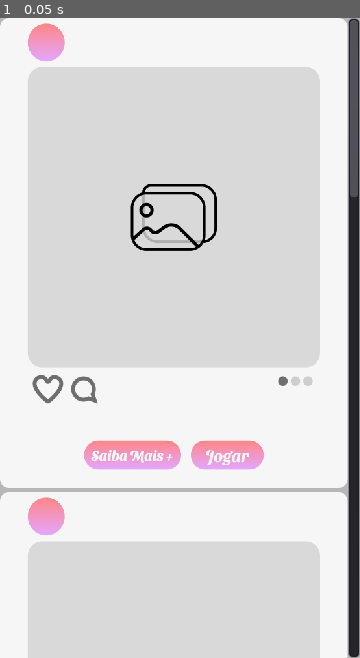
Above: before the commit, frame 1.
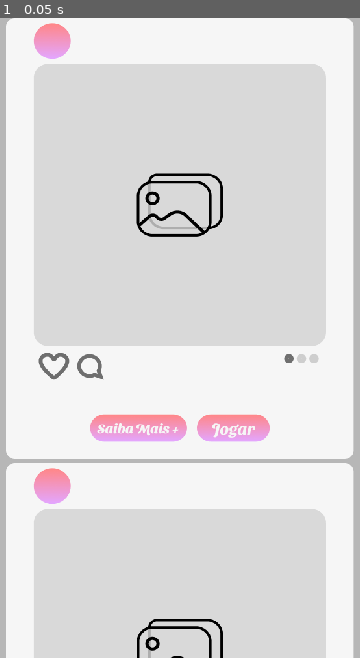
Above: after the commit, the same moment.

Repository: tecMTST/modelo-godot-3.6
Game: Godot game, scene res://recursos/cenas/CenaPrincipal/cena_principal.tscn
Same seed, same stepped clock (60 frames per second), same inputs: the game is played once before the commit and once after it. The project has no main scene, so this scene is started directly.
Inputs:
- Up to frame 1 (0.05 s): no input

The runs differ from the first frame. In frame 1, 22% of the frame differs, in the area x 0-100%, y 0-100%.

Commit message:
[add] script para controle de toque

Diff:
--- /dev/null
+++ b/projeto/Controle_de_Movimento/movimento_celular.gd
@@ -0,0 +1,12 @@
+extends Node
+
+signal _movimento(conversao_2d)
+
+#onready var magnetometro
+onready var acelerometro
+var conversao_2d
+
+func _physics_process(_delta):
+	acelerometro = Input.get_accelerometer()
+
+	conversao_2d = atan2(acelerometro.x, acelerometro.y)
--- /dev/null
+++ b/projeto/elementos/scripts/ajuste_de_container.gd
@@ -0,0 +1,17 @@
+extends VBoxContainer
+
+export var ajuste_manual: int = 0 # setar o numero de nodes se quiser fazer o ajuste manual
+export var tamanho_total: int = 445 # setar o tamanho das nodes de noticias
+
+onready var quantidade_de_criancas = get_child_count()
+
+func _ready():
+	if ajuste_manual == 0: # se o ajuste manual for igual a 0 ele ira pegar a quantidade de nodes no container e usar como quantidade
+		self.rect_min_size.y = tamanho_total * quantidade_de_criancas
+		print(self.rect_min_size.y)
+		print(quantidade_de_criancas)
+
+	else: # se tiver qualquer numero no ajuste manual ele irá pegar o numero e multiplicar pelo tamanho total
+		self.rect_min_size.y = tamanho_total * ajuste_manual
+		print(self.rect_min_size.y)
+		print(quantidade_de_criancas)
--- a/projeto/elementos/scripts/botao_de_coracao.gd
+++ /dev/null
@@ -1,16 +0,0 @@
-extends TextureRect
-
-onready var sprite_coracao: AnimatedSprite = $AnimatedSprite
-var apertado: bool = false
-var foi_ativado: bool = false
-
-func _process(delta):
-	if apertado and foi_ativado == false:
-		sprite_coracao.play('animacao')
-	elif apertado and foi_ativado:
-		sprite_coracao.play('animacao', true)
-	else:
-		pass
-
-func _on_CheckBox_pressed():
-	apertado = true
--- /dev/null
+++ b/projeto/elementos/scripts/controle_total_cartao_level.gd
@@ -0,0 +1,11 @@
+extends TextureRect
+
+var visivel = self.visible
+
+
+func _on_VisibilityNotifier2D_viewport_entered(_viewport):
+	visivel = true
+
+
+func _on_VisibilityNotifier2D_viewport_exited(_viewport):
+	visivel = false
--- a/projeto/project.godot
+++ b/projeto/project.godot
@@ -7,6 +7,16 @@
 ;   param=value ; assign values to parameters
 
 config_version=4
+
+_global_script_classes=[ {
+"base": "Node",
+"class": "ControleDeToque",
+"language": "GDScript",
+"path": "res://addons/Controle_de_Swipe/controle_toque.gd"
+} ]
+_global_script_class_icons={
+"ControleDeToque": ""
+}
 
 [application]
 
@@ -19,6 +29,10 @@
 window/size/height=640
 window/stretch/mode="2d"
 window/stretch/aspect="keep"
+
+[editor_plugins]
+
+enabled=PoolStringArray( "res://addons/Controle_de_Swipe/plugin.cfg" )
 
 [global]
 
--- a/projeto/recursos/cenas/CenaPrincipal/cena_principal.tscn
+++ b/projeto/recursos/cenas/CenaPrincipal/cena_principal.tscn
@@ -1,8 +1,7 @@
 [gd_scene load_steps=3 format=2]
 
-[ext_resource path="res://addons/cartao_de_level.tscn" type="PackedScene" id=1]
-
-[sub_resource type="Theme" id=1]
+[ext_resource path="res://recursos/cenas/cartao_de_level.tscn" type="PackedScene" id=1]
+[ext_resource path="res://elementos/scripts/ajuste_de_container.gd" type="Script" id=2]
 
 [node name="cena_inicial" type="Control"]
 anchor_right = 1.0
@@ -13,24 +12,18 @@
 anchor_bottom = 1.0
 color = Color( 0.717647, 0.717647, 0.717647, 1 )
 
-[node name="container_de_scroll" type="ScrollContainer" parent="."]
+[node name="VBoxContainer" type="VBoxContainer" parent="."]
 anchor_right = 1.0
 anchor_bottom = 1.0
-size_flags_horizontal = 3
-size_flags_vertical = 3
-theme = SubResource( 1 )
-scroll_horizontal_enabled = false
-
-[node name="VBoxContainer" type="VBoxContainer" parent="container_de_scroll"]
-margin_right = 348.0
-margin_bottom = 2370.66
-rect_min_size = Vector2( 0, 2370.66 )
-rect_clip_content = true
+margin_left = 6.0
+margin_right = -6.0
+margin_bottom = -612.0
 size_flags_horizontal = 3
 size_flags_vertical = 3
 alignment = 1
+script = ExtResource( 2 )
 
-[node name="RectTest2" parent="container_de_scroll/VBoxContainer" instance=ExtResource( 1 )]
+[node name="RectTest2" parent="VBoxContainer" instance=ExtResource( 1 )]
 anchor_left = 0.0
 anchor_top = 0.0
 anchor_right = 0.0
@@ -38,54 +31,90 @@
 margin_left = 0.0
 margin_top = 0.0
 margin_right = 348.0
-margin_bottom = 470.0
+margin_bottom = 0.0
 size_flags_horizontal = 3
 size_flags_vertical = 3
 
-[node name="RectTest3" parent="container_de_scroll/VBoxContainer" instance=ExtResource( 1 )]
+[node name="RectTest3" parent="VBoxContainer" instance=ExtResource( 1 )]
 anchor_left = 0.0
 anchor_top = 0.0
 anchor_right = 0.0
 anchor_bottom = 0.0
 margin_left = 0.0
-margin_top = 474.0
+margin_top = 4.0
 margin_right = 348.0
-margin_bottom = 945.0
+margin_bottom = 4.0
 size_flags_horizontal = 3
 size_flags_vertical = 3
 
-[node name="RectTest4" parent="container_de_scroll/VBoxContainer" instance=ExtResource( 1 )]
+[node name="RectTest4" parent="VBoxContainer" instance=ExtResource( 1 )]
 anchor_left = 0.0
 anchor_top = 0.0
 anchor_right = 0.0
 anchor_bottom = 0.0
 margin_left = 0.0
-margin_top = 949.0
+margin_top = 8.0
 margin_right = 348.0
-margin_bottom = 1420.0
+margin_bottom = 8.0
 size_flags_horizontal = 3
 size_flags_vertical = 3
 
-[node name="RectTest5" parent="container_de_scroll/VBoxContainer" instance=ExtResource( 1 )]
+[node name="RectTest5" parent="VBoxContainer" instance=ExtResource( 1 )]
 anchor_left = 0.0
 anchor_top = 0.0
 anchor_right = 0.0
 anchor_bottom = 0.0
 margin_left = 0.0
-margin_top = 1424.0
+margin_top = 12.0
 margin_right = 348.0
-margin_bottom = 1895.0
+margin_bottom = 12.0
 size_flags_horizontal = 3
 size_flags_vertical = 3
 
-[node name="RectTest" parent="container_de_scroll/VBoxContainer" instance=ExtResource( 1 )]
+[node name="RectTest" parent="VBoxContainer" instance=ExtResource( 1 )]
 anchor_left = 0.0
 anchor_top = 0.0
 anchor_right = 0.0
 anchor_bottom = 0.0
 margin_left = 0.0
-margin_top = 1899.0
+margin_top = 16.0
 margin_right = 348.0
-margin_bottom = 2370.0
+margin_bottom = 16.0
 size_flags_horizontal = 3
 size_flags_vertical = 3
+
+[node name="RectTest6" parent="VBoxContainer" instance=ExtResource( 1 )]
+anchor_left = 0.0
+anchor_top = 0.0
+anchor_right = 0.0
+anchor_bottom = 0.0
+margin_left = 0.0
+margin_top = 20.0
+margin_right = 348.0
+margin_bottom = 20.0
+size_flags_horizontal = 3
+size_flags_vertical = 3
+
+[node name="RectTest7" parent="VBoxContainer" instance=ExtResource( 1 )]
+anchor_left = 0.0
+anchor_top = 0.0
+anchor_right = 0.0
+anchor_bottom = 0.0
+margin_left = 0.0
+margin_top = 24.0
+margin_right = 348.0
+margin_bottom = 24.0
+size_flags_horizontal = 3
+size_flags_vertical = 3
+
+[node name="RectTest8" parent="VBoxContainer" instance=ExtResource( 1 )]
+anchor_left = 0.0
+anchor_top = 0.0
+anchor_right = 0.0
+anchor_bottom = 0.0
+margin_left = 0.0
+margin_top = 28.0
+margin_right = 348.0
+margin_bottom = 28.0
+size_flags_horizontal = 3
+size_flags_vertical = 3
--- a/projeto/addons/cartao_de_level.tscn
+++ b/projeto/recursos/cenas/cartao_de_level.tscn
@@ -1,7 +1,7 @@
 [gd_scene load_steps=3 format=2]
 
 [ext_resource path="res://elementos/imagem/posttest.png" type="Texture" id=1]
-[ext_resource path="res://elementos/scripts/botao_de_coracao.gd" type="Script" id=2]
+[ext_resource path="res://elementos/scripts/controle_total_cartao_level.gd" type="Script" id=2]
 
 [node name="RectTest" type="TextureRect"]
 anchor_left = 0.5
@@ -27,22 +27,7 @@
 margin_bottom = 0.0379982
 color = Color( 0.964706, 0.964706, 0.964706, 1 )
 
-[node name="CheckBox" type="CheckBox" parent="."]
-modulate = Color( 1, 1, 1, 0 )
-anchor_left = 0.094
-anchor_top = 0.761
-anchor_right = 0.181
-anchor_bottom = 0.825
-margin_left = 0.16
-margin_top = 0.0469971
-margin_right = -0.160004
-margin_bottom = -0.225037
-action_mode = 0
-align = 1
-icon_align = 1
-expand_icon = true
+[node name="VisibilityNotifier2D" type="VisibilityNotifier2D" parent="."]
 
-[node name="AnimatedSprite" type="AnimatedSprite" parent="."]
-position = Vector2( 50, 372.5 )
-
-[connection signal="pressed" from="CheckBox" to="." method="_on_CheckBox_pressed"]
+[connection signal="viewport_entered" from="VisibilityNotifier2D" to="." method="_on_VisibilityNotifier2D_viewport_entered"]
+[connection signal="viewport_exited" from="VisibilityNotifier2D" to="." method="_on_VisibilityNotifier2D_viewport_exited"]
Not shown, added: projeto/addons/Controle_de_Swipe/Controle_Toque.tscn
Not shown, added: projeto/addons/Controle_de_Swipe/controle_toque.gd
Not shown, added: projeto/addons/Controle_de_Swipe/plugin.cfg
Not shown, added: projeto/addons/Controle_de_Swipe/plugin.gd
Not shown, removed: projeto/addons/.gitkeep
